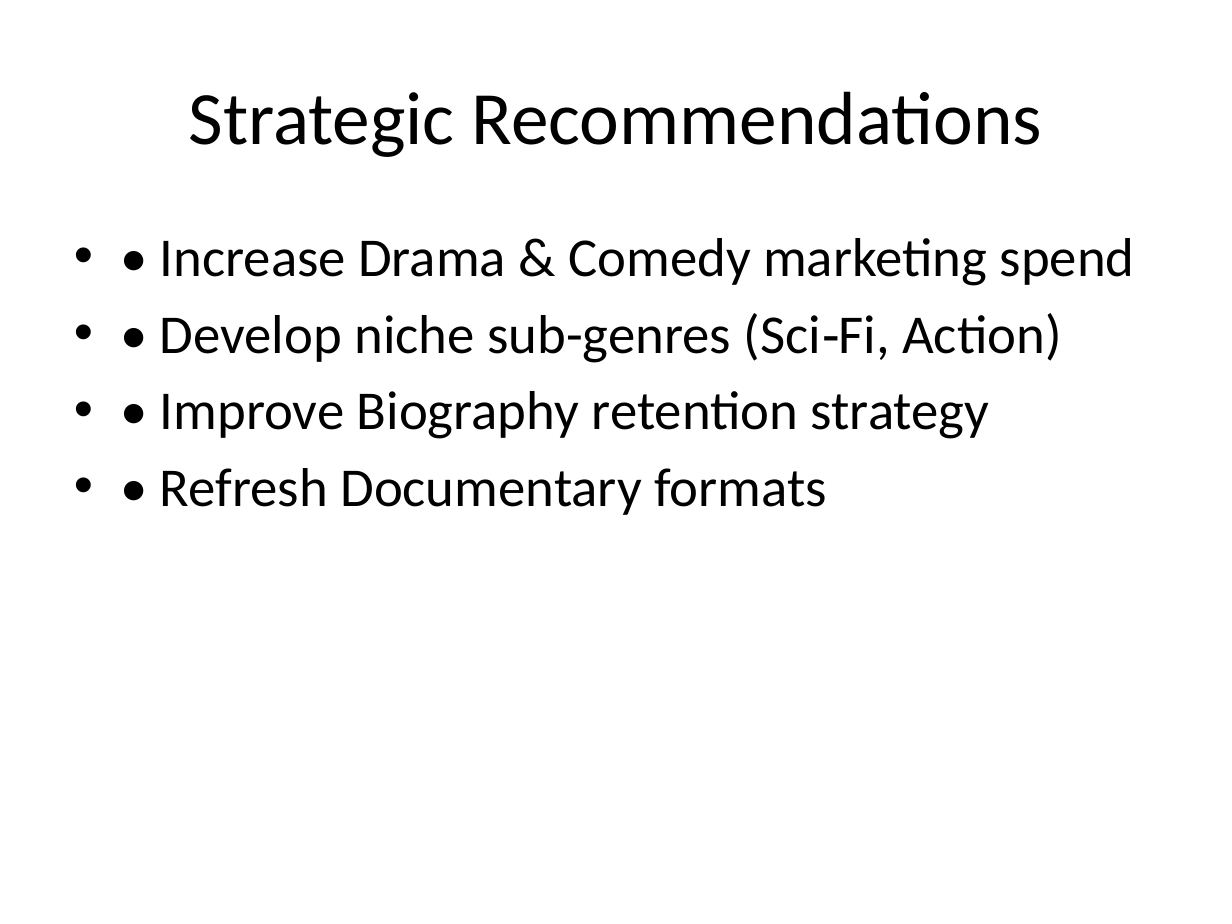
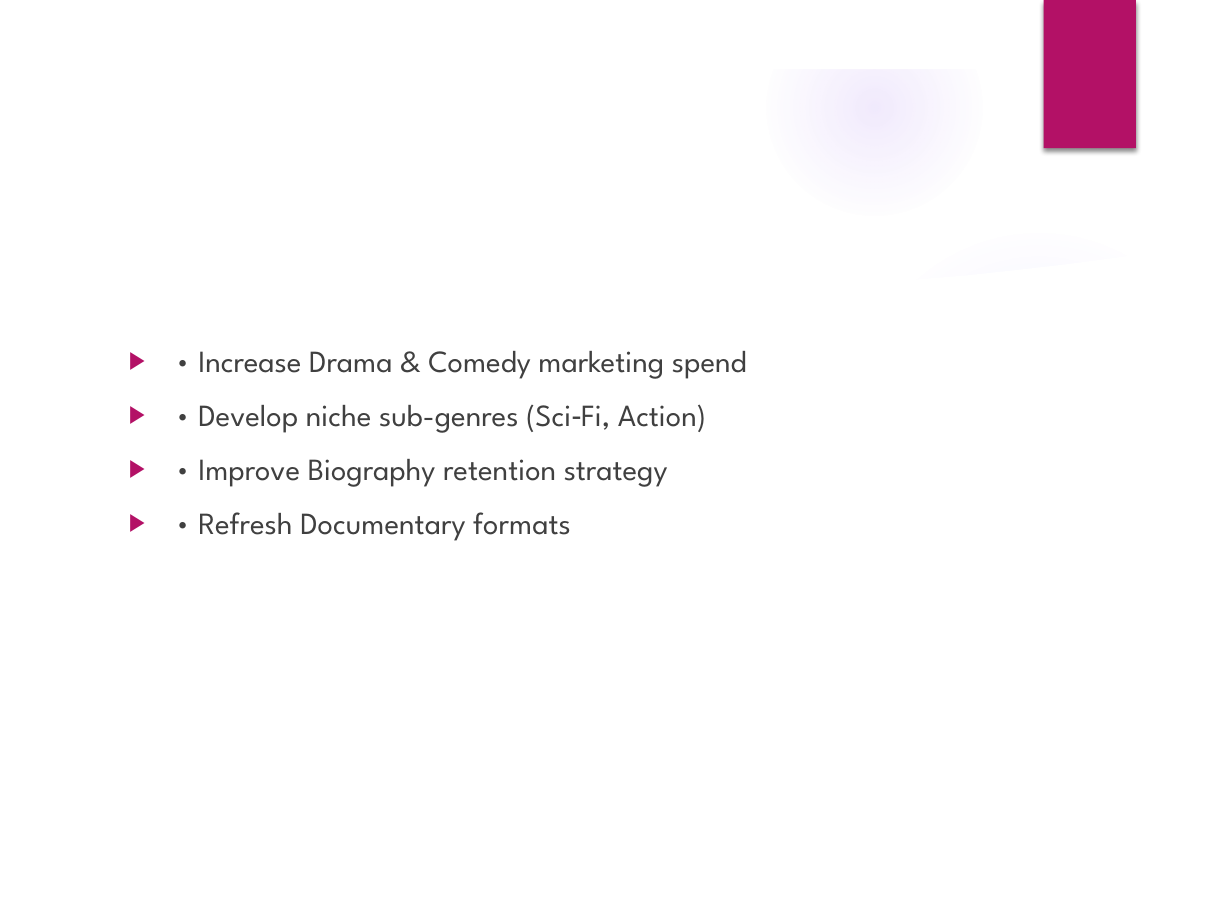
Before and after one commit to cwalton133/utilizing-viewers-engagement-for-strategic-content-investment-media-entertainment, a slide deck: slide 6 of slides/StreamWave_CSuite_Content_Strategy.pptx. Drawn at 1232x924 pixels with LibreOffice and Linux fonts; fonts in the diff are those of the drawing; background and template pictures are left out. Boxes give left, top, right and bottom in pixels: in the first picture for what was removed or moved away, otherwise in the second. Text is boxed around its words. In the diff, an @@ line names an element or a change of style, - is before the commit and + after.

```diff
--- a/slides/StreamWave_CSuite_Content_Strategy.pptx
+++ b/slides/StreamWave_CSuite_Content_Strategy.pptx
@@ group added at [0,0,1232,924]: 4 ellipses, 3 freeform shapes @@
@@ rectangle added at [1044,0,1136,148], fill #B31166 @@
@@ title "Strategic Recommendations": place and size @@
-title "Strategic Recommendations" at [189,91,1042,157]
+title "Strategic Recommendations" at [117,124,972,221]
@@ title "Strategic Recommendations" at [117,124,972,221]: size 44 to 32 pt, font Calibri to League Spartan, text colour #000000 to #FFFFFF; alignment centre to left @@
@@ text "• Increase Drama & Comedy ...": place and size @@
-text "• Increase Drama & Comedy ..." at [160,238,1135,515]
+text "• Increase Drama & Comedy ..." at [198,351,747,541]
@@ text "• Increase Drama & Comedy ..." at [198,351,747,541]: size 32 to 18 pt, font Calibri to League Spartan, text colour #000000 to #404040; bullet • to ▶; more space between paragraphs @@
```
Also in this commit, not shown: 7 other slides changed.
